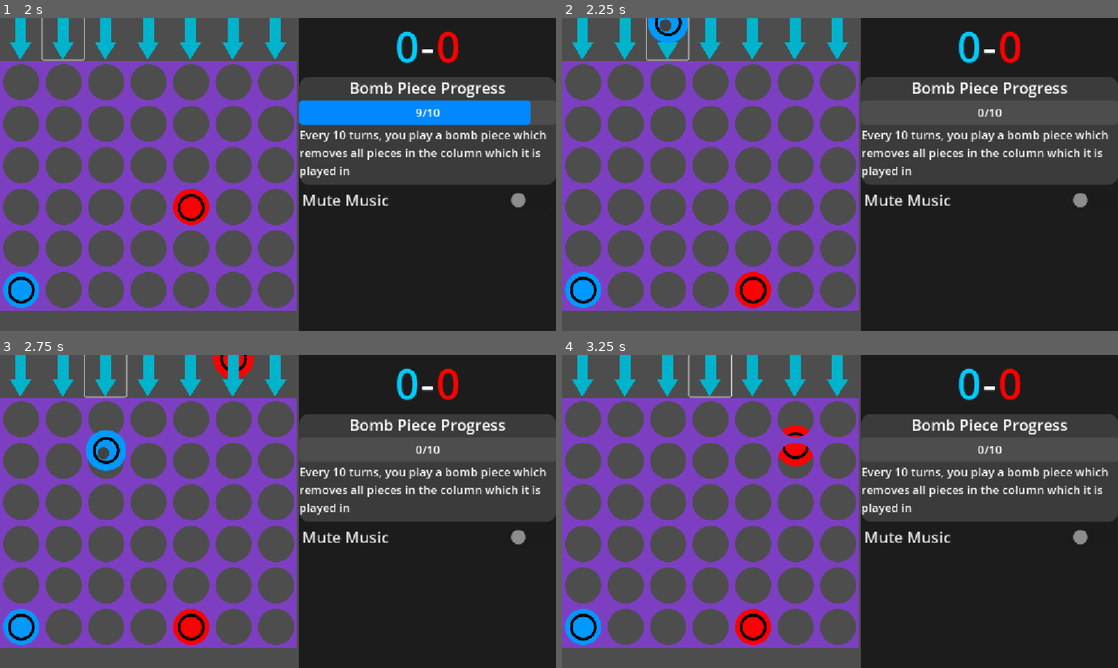
Above: before the commit, frames 1-4 (two rows, left to right).
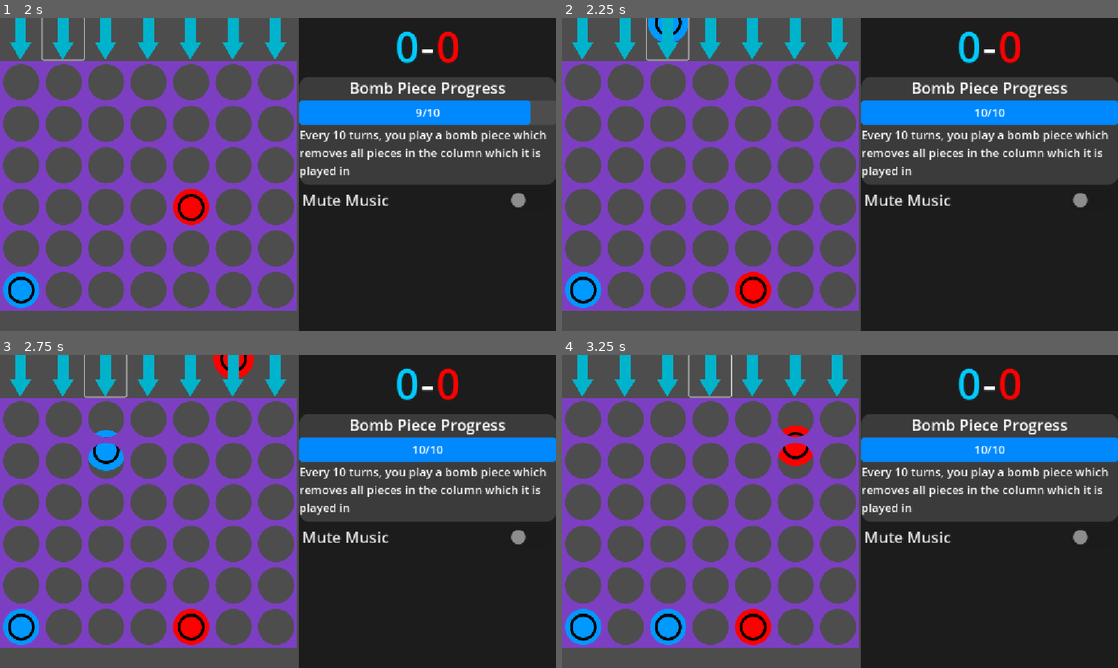
Above: after the commit, the same moments.

Repository: Emarald64/connect-4
Game: Godot game, scene res://scenes/main.tscn
Two runs of this game, one before a commit and one after it. Both use one fixed random seed, a clock stepped at 60 frames per second and the inputs below. Sound files missing from this copy of the repository are replaced by a short silence.
Inputs (mouse positions are in pixels of both pictures, inside the frame that each line leads up to):
- Up to frame 1 (2 s): click (22, 39) at 0.5 s; click (61, 39) at 1.27 s
- Up to frame 2 (2.25 s): click (667, 39) at 2.02 s
- Up to frame 3 (2.75 s): no input
- Up to frame 4 (3.25 s): click (712, 376) at 2.77 s

Frame 1 is identical in both runs. In frame 2, 3.9% of the frame differs, in the area x 17-100%, y 0-35%; in frame 3, 4.0%; in frame 4, 4.3%, in the area x 15-100%, y 26-93%.

Commit message:
added explosion graphic to pieces

Diff:
--- a/scenes/bomb_piece.gd
+++ b/scenes/bomb_piece.gd
@@ -10,7 +10,7 @@
 	if abs(position.y-convertBoardPosToWorldPos(targetPos).y)<10:
 		for y in range(targetPos.y,6):
 			if physicsPieces[y][targetPos.x]!=null:
-				physicsPieces[y][targetPos.x].queue_free()
+				physicsPieces[y][targetPos.x].get_node('AnimationPlayer').play('explosion')
 			board[y][targetPos.x].filled=false
 		queue_free()
 		get_node('../SFXPLayer').stream=preload("res://assets/deltarune-explosion.mp3")
--- a/scenes/main.gd
+++ b/scenes/main.gd
@@ -46,7 +46,7 @@
 	var row=0
 	while row<5 and not slots[row+1][col].filled:
 		row+=1
-	if bombPieceProgress==9 and not red:
+	if bombPieceProgress>=10 and not red:
 		var piece=preload("res://scenes/bomb_piece.tscn").instantiate()
 		piece.position=Vector2((col*88)+44,0)
 		piece.get_node("Sprite2D").self_modulate=Color(1,0,0) if red else Color(0.0, 0.6, 1.0, 1.0)
@@ -59,7 +59,7 @@
 		slots[row][col].red=red
 		var piece=preload("res://scenes/piece.tscn").instantiate()
 		piece.position=Vector2((col*88)+44,0)
-		piece.modulate=Color(1,0,0) if red else Color(0.0, 0.6, 1.0, 1.0)
+		piece.get_node('Sprite2D').modulate=Color(1,0,0) if red else Color(0.0, 0.6, 1.0, 1.0)
 		add_child(piece)
 		physicsPieces[row][col]=piece
 		if not red:
--- a/scenes/piece.tscn
+++ b/scenes/piece.tscn
@@ -1,9 +1,174 @@
-[gd_scene load_steps=3 format=3 uid="uid://crocoqam207q6"]
+[gd_scene load_steps=24 format=3 uid="uid://crocoqam207q6"]
 
 [ext_resource type="Texture2D" uid="uid://wjf0y7l1aa88" path="res://assets/piece.svg" id="1_gebih"]
+[ext_resource type="Texture2D" uid="uid://c7i78pwvuerb2" path="res://assets/explosion/frame_1.png" id="2_bwe30"]
+[ext_resource type="Texture2D" uid="uid://dhasggm1vduog" path="res://assets/explosion/frame_2.png" id="3_vuip7"]
+[ext_resource type="Texture2D" uid="uid://cwingwvllxv6u" path="res://assets/explosion/frame_3.png" id="4_gc5gv"]
+[ext_resource type="Texture2D" uid="uid://cvja65mlwngck" path="res://assets/explosion/frame_4.png" id="5_r8s3s"]
+[ext_resource type="Texture2D" uid="uid://bllk2b2btqkul" path="res://assets/explosion/frame_5.png" id="6_h8j57"]
+[ext_resource type="Texture2D" uid="uid://xq55ybj2wb8q" path="res://assets/explosion/frame_6.png" id="7_teuxf"]
+[ext_resource type="Texture2D" uid="uid://b4cce42is6lss" path="res://assets/explosion/frame_7.png" id="8_aub2y"]
+[ext_resource type="Texture2D" uid="uid://c23tjmw6j3yic" path="res://assets/explosion/frame_8.png" id="9_f4ahi"]
+[ext_resource type="Texture2D" uid="uid://ftglnup571fm" path="res://assets/explosion/frame_9.png" id="10_3rqmx"]
+[ext_resource type="Texture2D" uid="uid://bca7ct5y2o3c" path="res://assets/explosion/frame_10.png" id="11_6412i"]
+[ext_resource type="Texture2D" uid="uid://oc0l125kqmsj" path="res://assets/explosion/frame_11.png" id="12_3wagd"]
+[ext_resource type="Texture2D" uid="uid://dd6nqwpfyj5ja" path="res://assets/explosion/frame_12.png" id="13_be50e"]
+[ext_resource type="Texture2D" uid="uid://ddxortyhn6ad" path="res://assets/explosion/frame_13.png" id="14_snf4i"]
+[ext_resource type="Texture2D" uid="uid://wekvqn2di3wm" path="res://assets/explosion/frame_14.png" id="15_spk7d"]
+[ext_resource type="Texture2D" uid="uid://7cfbculpipnq" path="res://assets/explosion/frame_15.png" id="16_jdw5l"]
+[ext_resource type="Texture2D" uid="uid://dvdtur2q61bwt" path="res://assets/explosion/frame_16.png" id="17_v0mkw"]
+[ext_resource type="Texture2D" uid="uid://svuveijywu00" path="res://assets/explosion/frame_17.png" id="18_6fbrs"]
 
 [sub_resource type="CircleShape2D" id="CircleShape2D_s58gp"]
 radius = 42.9
+
+[sub_resource type="SpriteFrames" id="SpriteFrames_ei735"]
+animations = [{
+"frames": [{
+"duration": 1.0,
+"texture": ExtResource("2_bwe30")
+}, {
+"duration": 1.0,
+"texture": ExtResource("3_vuip7")
+}, {
+"duration": 1.0,
+"texture": ExtResource("4_gc5gv")
+}, {
+"duration": 1.0,
+"texture": ExtResource("5_r8s3s")
+}, {
+"duration": 1.0,
+"texture": ExtResource("6_h8j57")
+}, {
+"duration": 1.0,
+"texture": ExtResource("7_teuxf")
+}, {
+"duration": 1.0,
+"texture": ExtResource("8_aub2y")
+}, {
+"duration": 1.0,
+"texture": ExtResource("9_f4ahi")
+}, {
+"duration": 1.0,
+"texture": ExtResource("10_3rqmx")
+}, {
+"duration": 1.0,
+"texture": ExtResource("11_6412i")
+}, {
+"duration": 1.0,
+"texture": ExtResource("12_3wagd")
+}, {
+"duration": 1.0,
+"texture": ExtResource("13_be50e")
+}, {
+"duration": 1.0,
+"texture": ExtResource("14_snf4i")
+}, {
+"duration": 1.0,
+"texture": ExtResource("15_spk7d")
+}, {
+"duration": 1.0,
+"texture": ExtResource("16_jdw5l")
+}, {
+"duration": 1.0,
+"texture": ExtResource("17_v0mkw")
+}, {
+"duration": 1.0,
+"texture": ExtResource("18_6fbrs")
+}],
+"loop": false,
+"name": &"default",
+"speed": 10.0
+}]
+
+[sub_resource type="Animation" id="Animation_t8wl3"]
+resource_name = "explosion"
+length = 1.5
+tracks/0/type = "value"
+tracks/0/imported = false
+tracks/0/enabled = true
+tracks/0/path = NodePath("Explosion:visible")
+tracks/0/interp = 1
+tracks/0/loop_wrap = true
+tracks/0/keys = {
+"times": PackedFloat32Array(0),
+"transitions": PackedFloat32Array(1),
+"update": 1,
+"values": [true]
+}
+tracks/1/type = "method"
+tracks/1/imported = false
+tracks/1/enabled = true
+tracks/1/path = NodePath("Explosion")
+tracks/1/interp = 1
+tracks/1/loop_wrap = true
+tracks/1/keys = {
+"times": PackedFloat32Array(0),
+"transitions": PackedFloat32Array(1),
+"values": [{
+"args": [&"", 1.0, false],
+"method": &"play"
+}]
+}
+tracks/2/type = "value"
+tracks/2/imported = false
+tracks/2/enabled = true
+tracks/2/path = NodePath("Sprite2D:visible")
+tracks/2/interp = 1
+tracks/2/loop_wrap = true
+tracks/2/keys = {
+"times": PackedFloat32Array(0, 0.5),
+"transitions": PackedFloat32Array(1, 1),
+"update": 1,
+"values": [true, false]
+}
+tracks/3/type = "method"
+tracks/3/imported = false
+tracks/3/enabled = true
+tracks/3/path = NodePath(".")
+tracks/3/interp = 1
+tracks/3/loop_wrap = true
+tracks/3/keys = {
+"times": PackedFloat32Array(1.5),
+"transitions": PackedFloat32Array(1),
+"values": [{
+"args": [],
+"method": &"queue_free"
+}]
+}
+
+[sub_resource type="Animation" id="Animation_kdnln"]
+length = 0.001
+tracks/0/type = "value"
+tracks/0/imported = false
+tracks/0/enabled = true
+tracks/0/path = NodePath("Explosion:visible")
+tracks/0/interp = 1
+tracks/0/loop_wrap = true
+tracks/0/keys = {
+"times": PackedFloat32Array(0),
+"transitions": PackedFloat32Array(1),
+"update": 1,
+"values": [false]
+}
+tracks/1/type = "value"
+tracks/1/imported = false
+tracks/1/enabled = true
+tracks/1/path = NodePath("Sprite2D:visible")
+tracks/1/interp = 1
+tracks/1/loop_wrap = true
+tracks/1/keys = {
+"times": PackedFloat32Array(0),
+"transitions": PackedFloat32Array(1),
+"update": 1,
+"values": [true]
+}
+
+[sub_resource type="AnimationLibrary" id="AnimationLibrary_08gx5"]
+_data = {
+&"RESET": SubResource("Animation_kdnln"),
+&"explosion": SubResource("Animation_t8wl3")
+}
 
 [node name="Piece" type="RigidBody2D"]
 
@@ -18,4 +183,16 @@
 [node name="VisibleOnScreenNotifier2D" type="VisibleOnScreenNotifier2D" parent="."]
 rect = Rect2(-43, -42, 86, 84)
 
+[node name="Explosion" type="AnimatedSprite2D" parent="."]
+visible = false
+texture_filter = 1
+scale = Vector2(1.75, 1.75)
+sprite_frames = SubResource("SpriteFrames_ei735")
+frame = 4
+
+[node name="AnimationPlayer" type="AnimationPlayer" parent="."]
+libraries = {
+&"": SubResource("AnimationLibrary_08gx5")
+}
+
 [connection signal="screen_exited" from="VisibleOnScreenNotifier2D" to="." method="queue_free"]
Binary file added: assets/explosion/frame_1.png
Not shown, added: assets/explosion/frame_1.png.import
Binary file added: assets/explosion/frame_10.png
Not shown, added: assets/explosion/frame_10.png.import
Binary file added: assets/explosion/frame_11.png
Not shown, added: assets/explosion/frame_11.png.import
Binary file added: assets/explosion/frame_12.png
Not shown, added: assets/explosion/frame_12.png.import
Binary file added: assets/explosion/frame_13.png
Not shown, added: assets/explosion/frame_13.png.import
Binary file added: assets/explosion/frame_14.png
Not shown, added: assets/explosion/frame_14.png.import
(and 22 more such lines)
